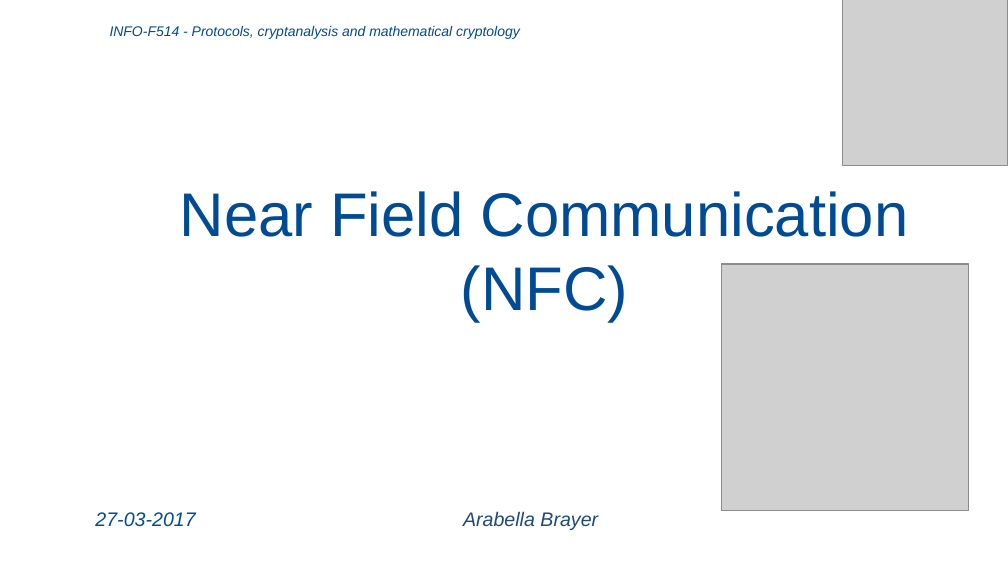
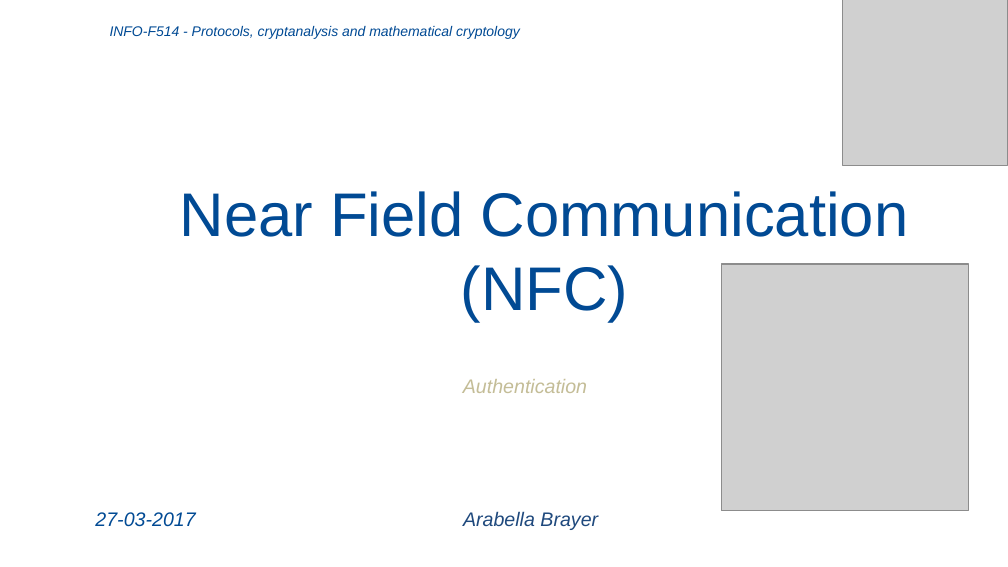
Before and after one commit to subsib/NFC, a slide deck: slide 1 of Near Field Communication (NFC).pptx. Drawn at 1008x567 pixels with LibreOffice and Linux fonts; fonts in the diff are those of the drawing; grey boxes stand for pictures; background and template pictures are left out. Boxes give left, top, right and bottom in pixels: in the first picture for what was removed or moved away, otherwise in the second. Text is boxed around its words. In the diff, an @@ line names an element or a change of style, - is before the commit and + after.

```diff
--- a/Near Field Communication (NFC).pptx
+++ b/Near Field Communication (NFC).pptx
@@ text added at (463,379,587,393), 14 pt, text #C4BD97, italic @@
+Authentication
```
Also in this commit, not shown: 1 other slide changed.
